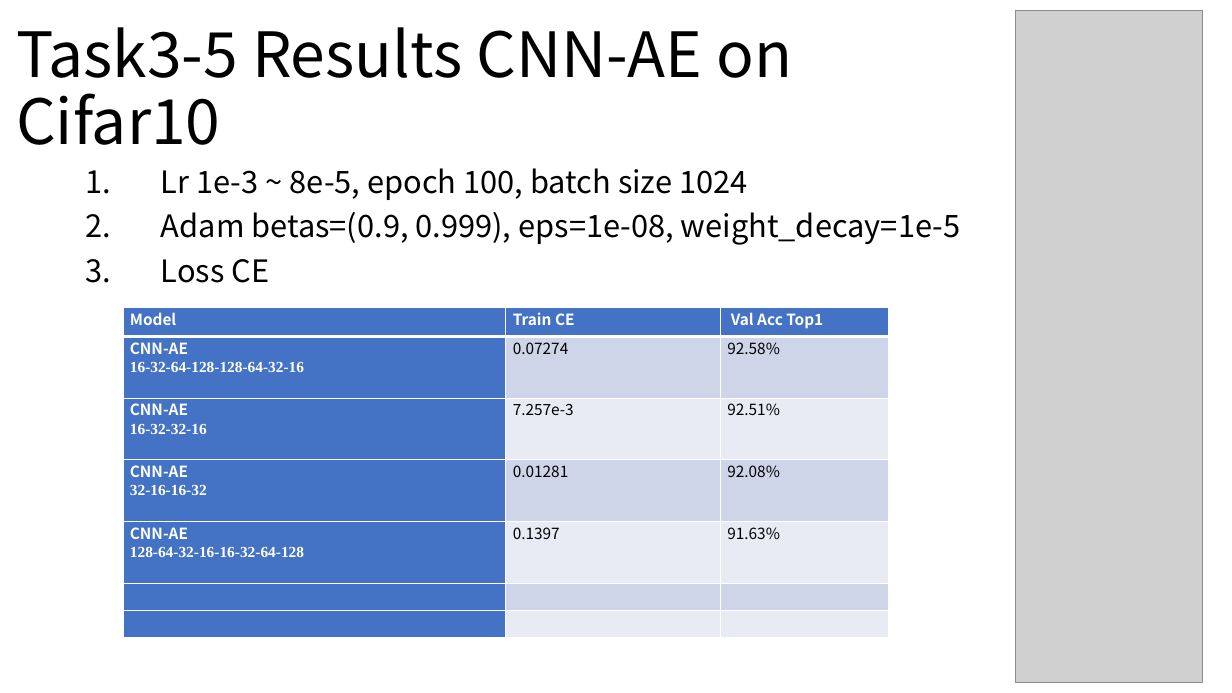
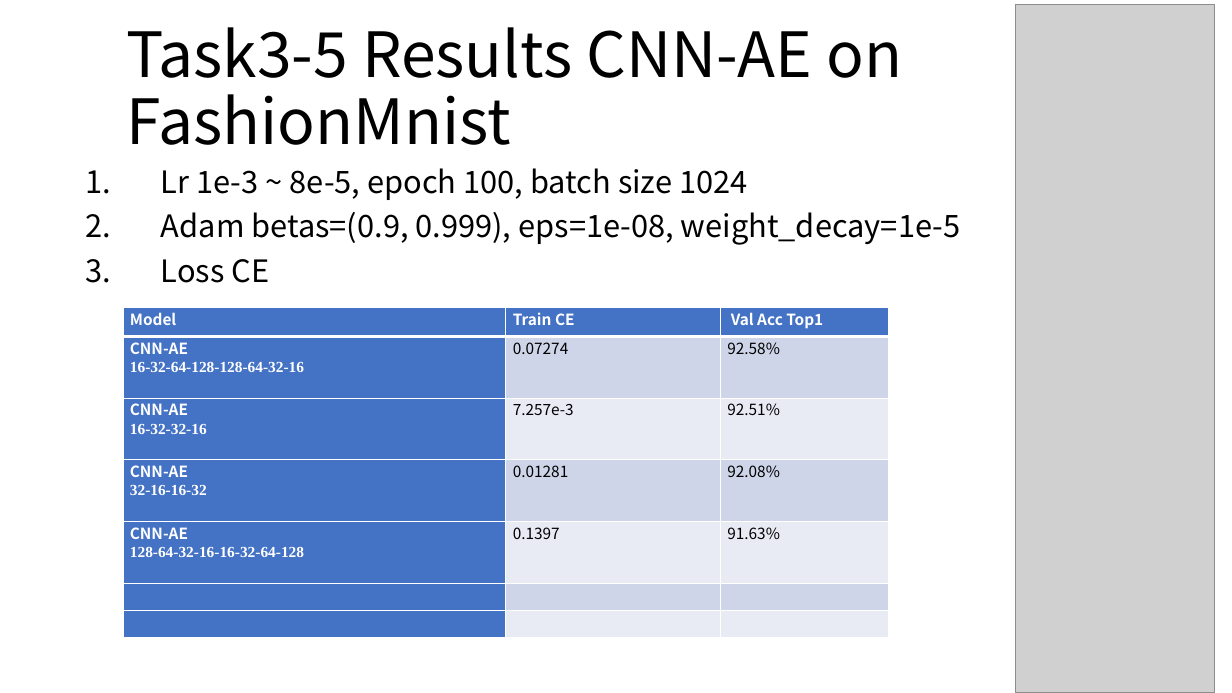
Before and after one commit to yanren1/DLFCCP_Task3, a slide deck: slide 15 of ties4911-task03-YanrenQu.pptx. Drawn at 1232x693 pixels with LibreOffice and Linux fonts; fonts in the diff are those of the drawing; grey boxes stand for pictures. Boxes give left, top, right and bottom in pixels: in the first picture for what was removed or moved away, otherwise in the second. Text is boxed around its words. In the diff, an @@ line names an element or a change of style, - is before the commit and + after.

```diff
--- a/ties4911-task03-YanrenQu.pptx
+++ b/ties4911-task03-YanrenQu.pptx
@@ title at [126, 27, 903, 145]: text changed @@
-Task3-5 Results CNN-AE on Cifar10
+Task3-5 Results CNN-AE on FashionMnist
@@ picture: place and size @@
-picture at [1016, 11, 1202, 683]
+picture at [1016, 5, 1214, 693]
```
Also in this commit, not shown: 3 other slides changed, 1 slide added, 4 other files.
